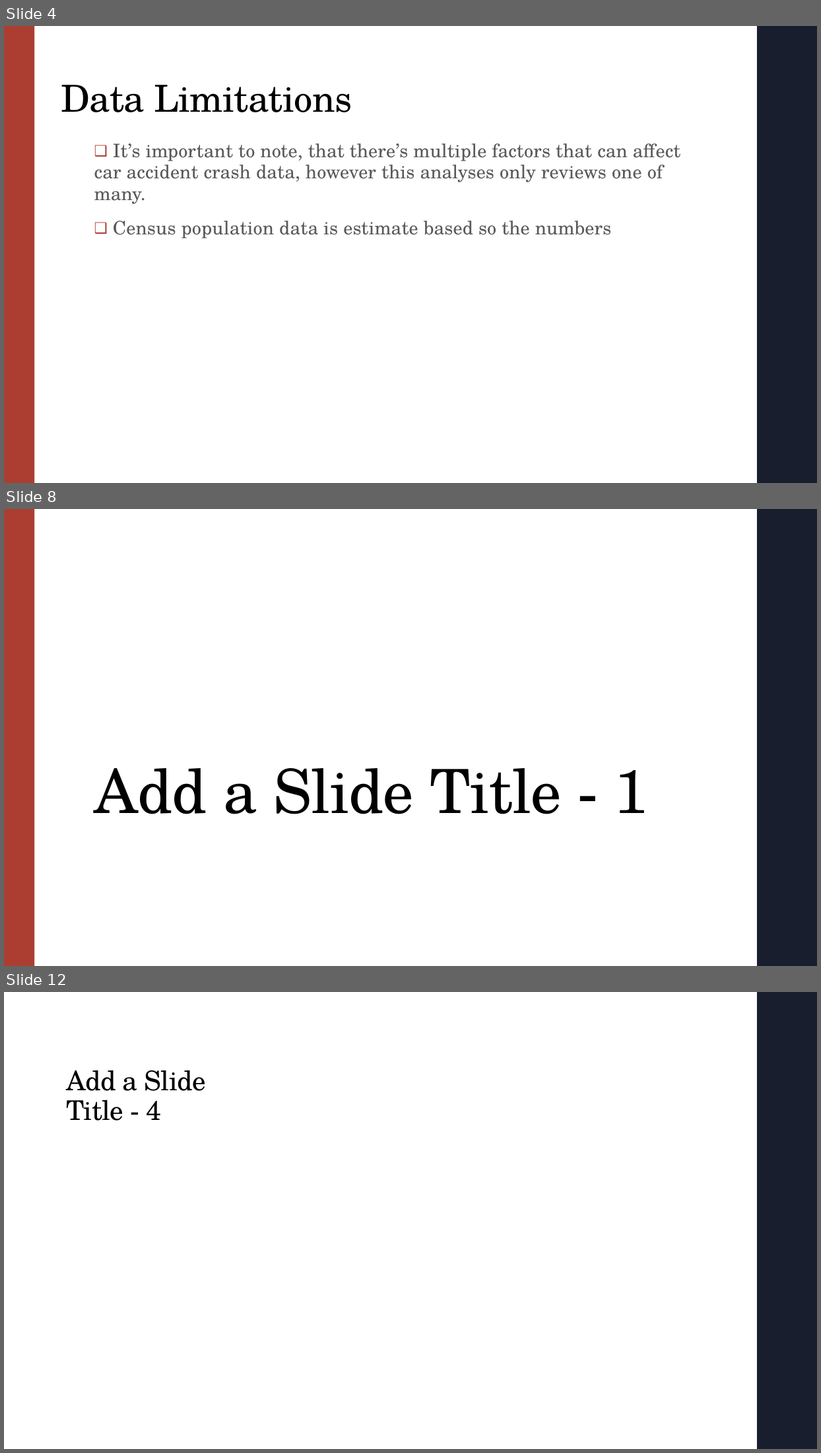
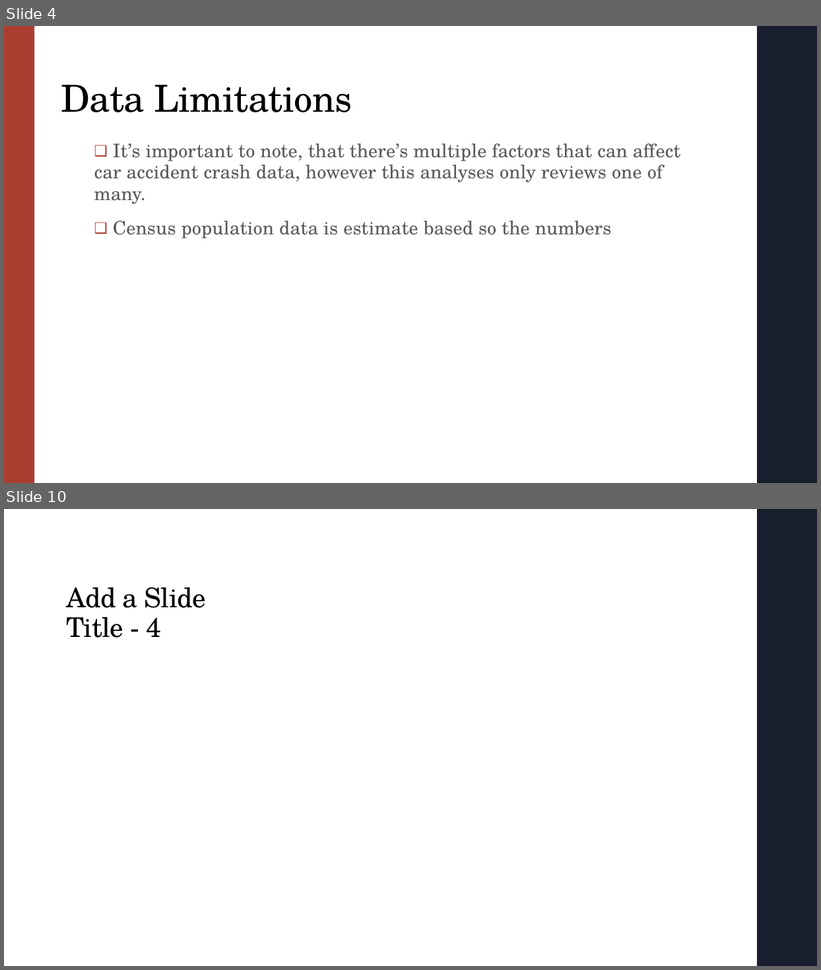
Before and after one commit to igoike/Capstone, a slide deck: Capstone_Presentation.pptx. Shown one above the other, each under a label of ours: slides 4, 8 and 12 before the commit, slides 4 and 10 after it; the slides between them are not shown. The pictures are 821x1453 and 821x970 pixels, drawn with LibreOffice and Linux fonts; fonts in the diff are those of the drawing. Boxes give left, top, right and bottom in pixels: in the first picture for what was removed or moved away, otherwise in the second. Text is boxed around its words. In the diff, an @@ line names an element or a change of style, - is before the commit and + after.

```diff
--- a/Capstone_Presentation.pptx
+++ b/Capstone_Presentation.pptx
@@ slide 8 removed at [4, 509, 817, 966], background #FFFFFF; not listed: 2 template elements that a slide beside it also shows @@
@@ title removed at [94, 768, 648, 815] @@
-Add a Slide Title - 1
@@ what was slide 12 is now slide 10 @@
```
Also in this commit, not shown: 2 slides changed, 4 slides added, 5 other slides removed, 31 other files.
